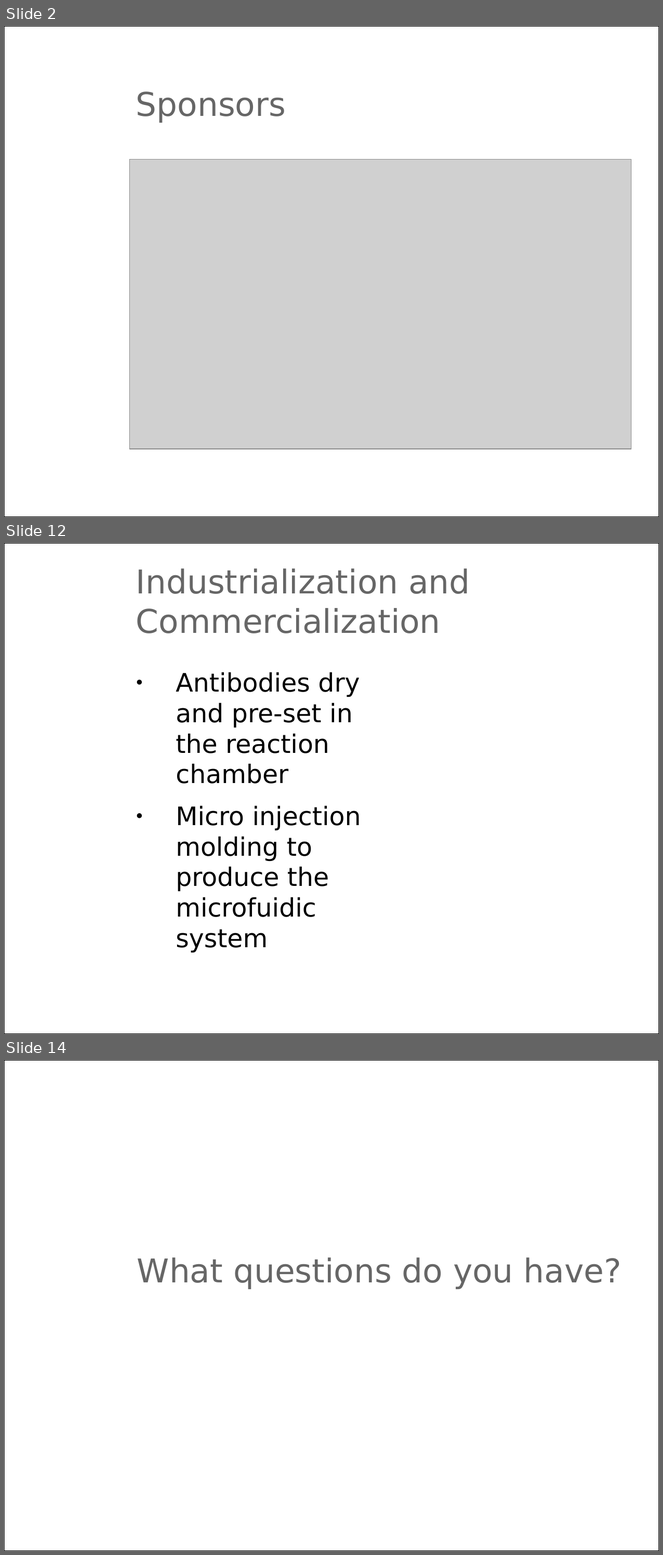
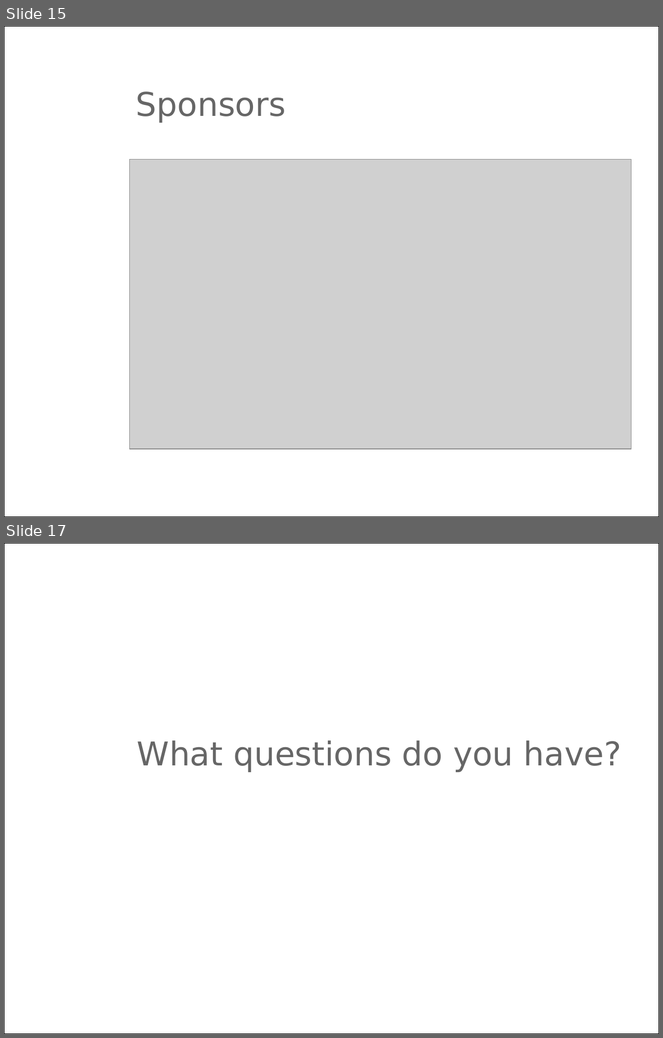
Before and after one commit to m3x1m0m/UppSense, a slide deck: docs/presentations/translational_pitch.ppt. Shown one above the other, each under a label of ours: slides 2, 12 and 14 before the commit, slides 15 and 17 after it; the slides between them are not shown. The pictures are 663x1555 and 663x1038 pixels, drawn with LibreOffice and Linux fonts; fonts in the diff are those of the drawing; grey boxes stand for pictures; background and template pictures are left out. Boxes give left, top, right and bottom in pixels: in the first picture for what was removed or moved away, otherwise in the second. Text is boxed around its words. In the diff, an @@ line names an element or a change of style, - is before the commit and + after.

```diff
--- a/docs/presentations/translational_pitch.ppt
+++ b/docs/presentations/translational_pitch.ppt
@@ slide 12 removed at (4, 543, 659, 1034), background #FFFFFF; not listed: 1 template element that a slide beside it also shows @@
@@ title removed at (136, 568, 470, 633) @@
-Industrialization and Commercialization
@@ text removed at (176, 672, 361, 953) @@
-● Antibodies dry and pre-set in the reaction chamber
-● Micro injection molding to produce the microfuidic system
@@ what was slide 2 is now slide 15 @@
@@ what was slide 14 is now slide 17 @@
```
Also in this commit, not shown: 8 slides changed, 5 slides added, 2 other slides removed, 8 other files.
